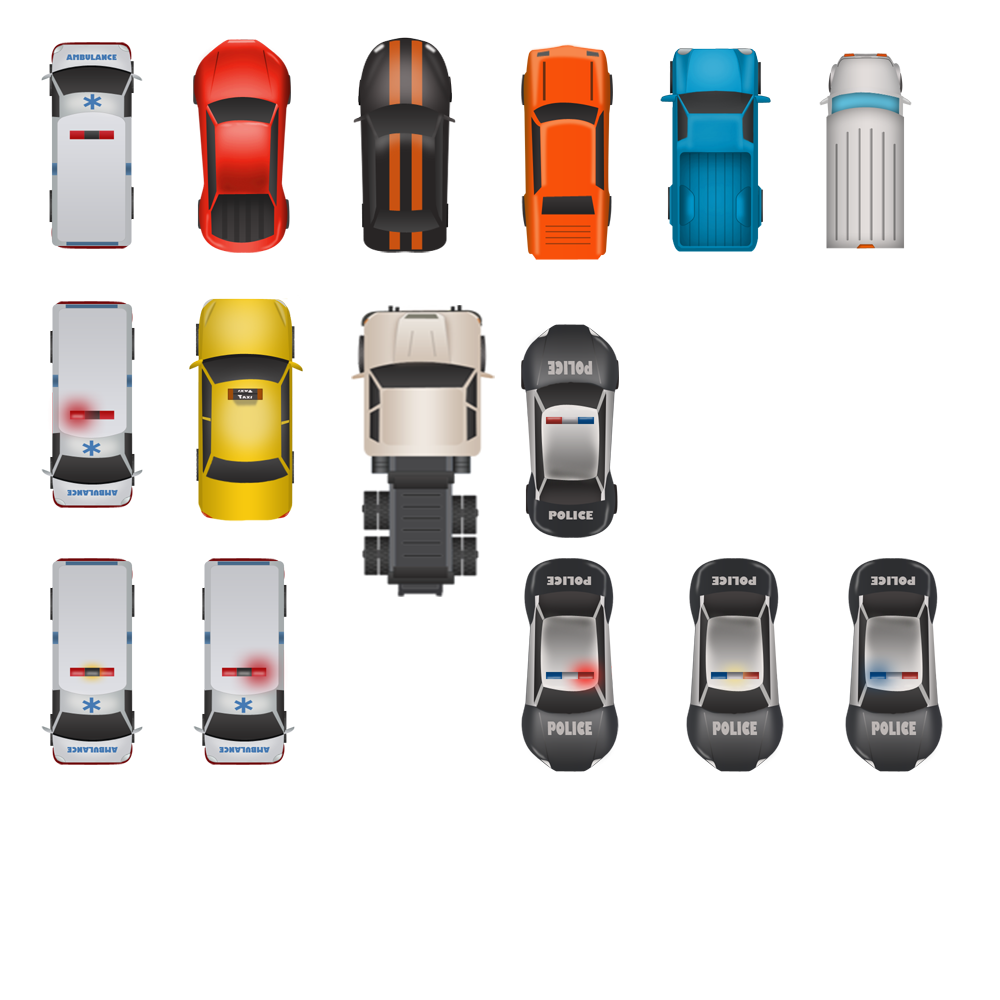
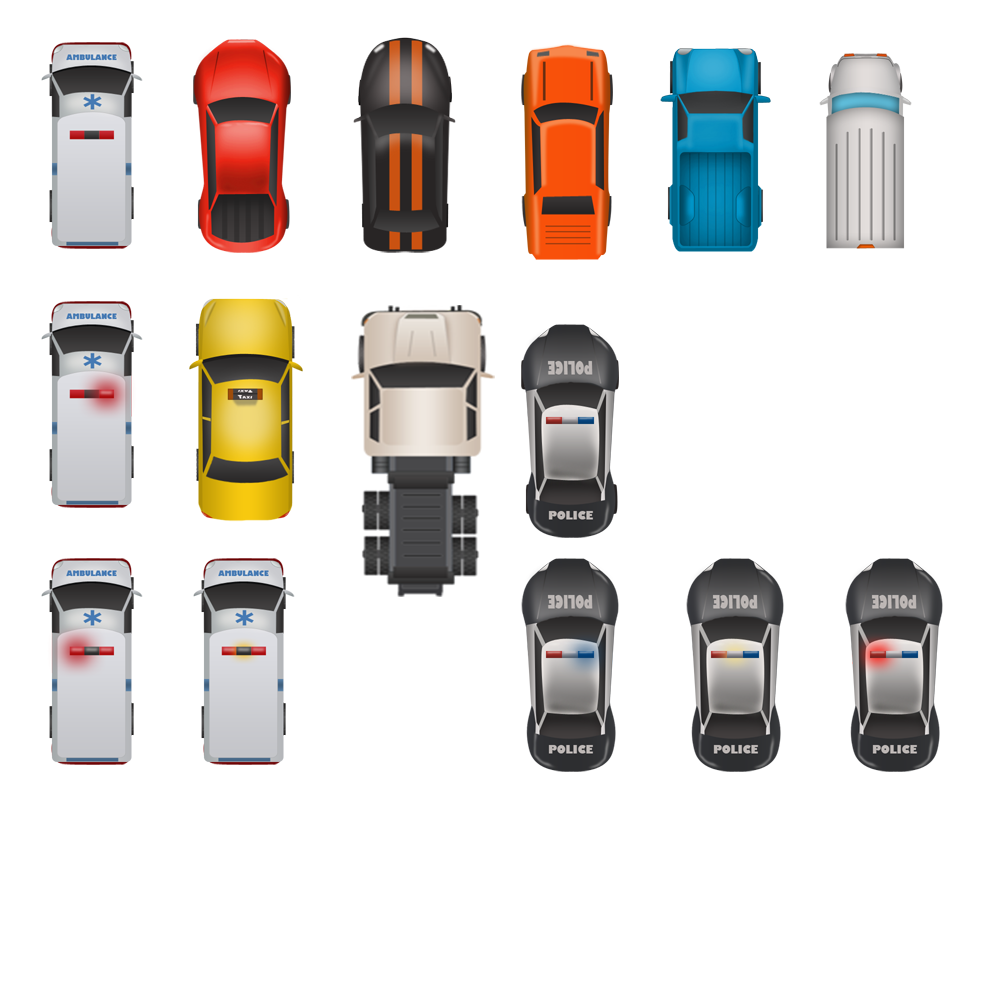
Layers edited between the first and the second 1000×1000 image:
painted on "3" (1st of 2) over [521, 558, 943, 772]
painted on "2" (1st of 2) over [686, 558, 784, 772]
painted on "1" (1st of 2) over [521, 558, 943, 772]
painted on "3" (2nd of 2) over [41, 558, 295, 765]
painted on "2" (2nd of 2) over [41, 558, 295, 765]
painted on "1" (2nd of 2) over [41, 301, 143, 508]
